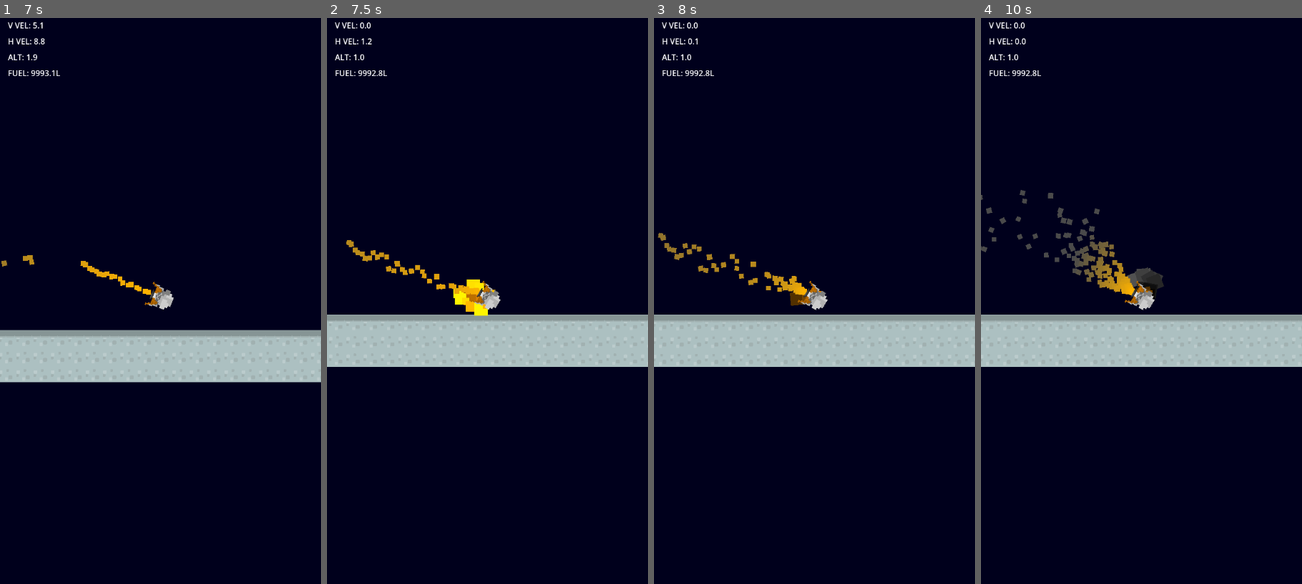
Above: before the commit, frames 1-4 (left to right).
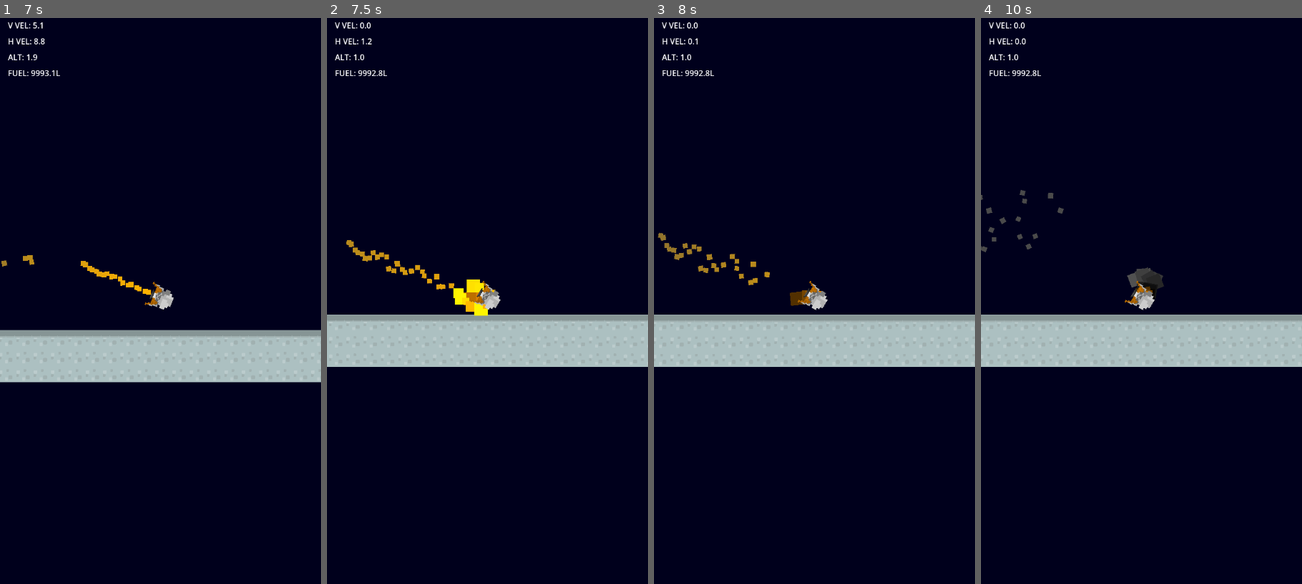
Above: after the commit, the same moments.

Repository: jakemeinershagen/lander
Game: Godot game, scene res://scenes/world.tscn
The game is run twice, just before and just after one commit, with the same random seed, the same clock (stepped at 60 frames per second) and the same inputs.
Inputs (mouse positions are in pixels of both pictures, inside the frame that each line leads up to):
- Up to frame 1 (7 s): move the mouse to (144, 414) at 0.52 s; hold Space (burn) 0.53-1.28 s; hold Right (roll_right) 0.53-2.03 s; move the mouse to (256, 385) at 1.27 s; tap Space (burn) at 1.35, 3.05, 4.35, 6.05 s; move the mouse to (64, 210) at 2.02 s; hold Space (burn) 2.03-2.78 s; hold A (roll_left) 2.03-4.28 s; tap Mouse wheel up (zoom_in) at 2.1, 5.1 s; move the mouse to (176, 295) at 2.77 s; tap Mouse wheel down (zoom_out) at 2.85, 5.85 s; move the mouse to (112, 153) at 3.52 s; hold Space (burn) 3.53-4.28 s; move the mouse to (231, 267) at 4.27 s; hold Right (roll_right) from 4.28 s (still down); move the mouse to (96, 323) at 5.02 s; hold Space (burn) 5.03-5.78 s; move the mouse to (192, 170) at 5.77 s; move the mouse to (144, 414) at 6.52 s; hold Space (burn) from 6.53 s (still down)
- Up to frame 2 (7.5 s): keep holding Right (roll_right); move the mouse to (583, 385) at 7.27 s; release Space (burn) at 7.28 s; tap Space (burn) at 7.35 s
- Up to frame 3 (8 s): keep holding Right (roll_right)
- Up to frame 4 (10 s): move the mouse to (1045, 210) at 8.02 s; release Right (roll_right) at 8.03 s; hold Space (burn) 8.03-8.78 s; hold A (roll_left) 8.03-9.53 s; tap Mouse wheel up (zoom_in) at 8.1 s; move the mouse to (1157, 295) at 8.77 s; tap Mouse wheel down (zoom_out) at 8.85 s; tap Space (burn) at 9.05 s; move the mouse to (1093, 153) at 9.52 s; hold Right (roll_right) from 9.53 s (still down); hold Space (burn) from 9.53 s (still down)

Frame 1 is identical in both runs. In frame 2, 0.1% of the frame differs, in the area x 38-48%, y 47-49%; in frame 3, 0.2%; in frame 4, 1.1%, in the area x 19-49%, y 33-49%.

Commit message:
fix sound bug

Diff:
--- a/scripts/camera_2d_with_shake.gd
+++ b/scripts/camera_2d_with_shake.gd
@@ -24,7 +24,6 @@
 	if trauma:
 		shake_rand()
 	trauma = lerp(trauma, 0.0, decay)
-	print(trauma)
 
 func add_trauma(amount):
 	trauma = min(trauma + amount, 1.0)
--- a/scripts/player.gd
+++ b/scripts/player.gd
@@ -22,6 +22,9 @@
 
 	if not game_over and fuel > 0:
 		player_move(delta)
+	else:
+		$EngineSound.stop()
+		$ExhaustParticles.emitting = false
 
 	if Input.is_action_just_released("zoom_in"):
 		$Camera2D.zoom += ZOOM_INCREMENT
@@ -40,7 +43,8 @@
 	velocity += ACCEL * Input.get_action_strength("burn") * -transform.y
 	if Input.get_action_strength("burn") > 0:
 		fuel -= burn_fuel_consump * delta
-		$EngineSound.play()
+		if not $EngineSound.playing:
+			$EngineSound.play()
 		$ExhaustParticles.emitting = true
 		#$Camera2D.add_trauma(0.020)
 	else:
Not shown, changed: README.md
